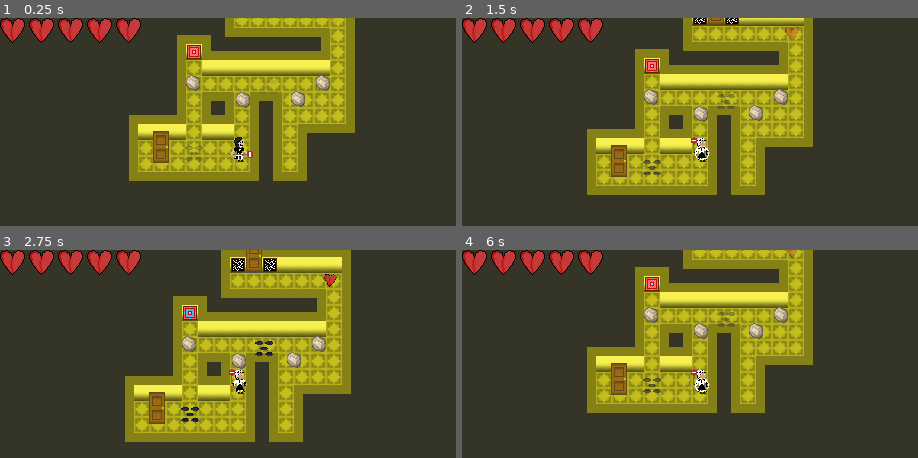
Above: before the commit, frames 1-4 (two rows, left to right).
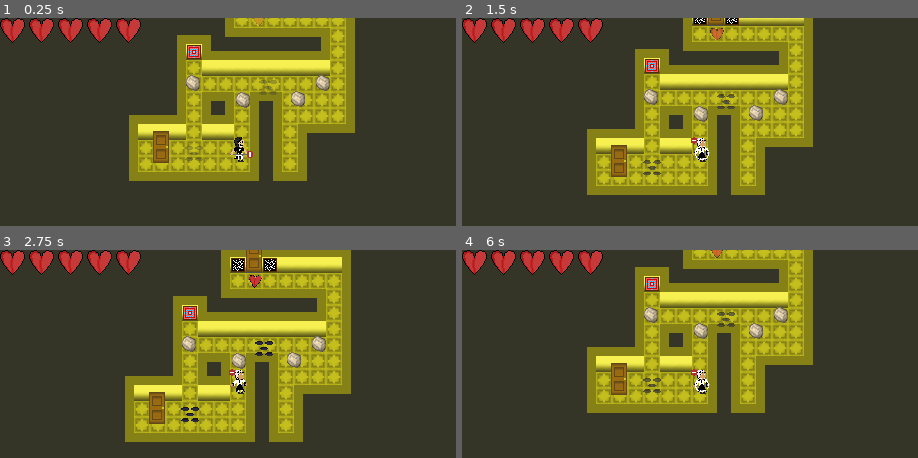
Above: after the commit, the same moments.

Repository: geniusbat/GameJam
Game: Godot game, scene res://Levels/Movable levels/Movable level 5.tscn
Two runs of this game, one before a commit and one after it. Both use one fixed random seed, a clock stepped at 60 frames per second and the inputs below. This scene is started directly instead of the project's main scene. The engine's default icon, where the game draws it, is replaced by a stand-in: a white triangle on a blue panel in a dark square.
Inputs (mouse positions are in pixels of both pictures, inside the frame that each line leads up to):
- Up to frame 1 (0.25 s): no input
- Up to frame 2 (1.5 s): move the mouse to (808, 138) at 0.52 s; press the mouse at (808, 138) at 0.53 s; hold D (move_right) 0.53-1.28 s; move the mouse to (607, 165) at 1.27 s; release the mouse at (607, 165) at 1.28 s; hold S (move_down) from 1.28 s (still down); tap F (change) at 1.35 s
- Up to frame 3 (2.75 s): move the mouse to (287, 324) at 2.02 s; release S (move_down) at 2.03 s; hold D (move_right) from 2.03 s (still down); hold Shift (dash) from 2.03 s (still down)
- Up to frame 4 (6 s): move the mouse to (676, 439) at 2.77 s; release D (move_right) at 2.78 s; release Shift (dash) at 2.78 s; hold W (move_up) 2.78-3.53 s; click (676, 439) at 2.85 s; move the mouse to (845, 424) at 3.52 s; hold F (change) 3.53-4.28 s; hold A (move_left) 3.53-5.03 s; move the mouse to (557, 343) at 4.27 s; tap Shift (dash) at 4.35 s; tap Enter at 5 s; move the mouse to (726, 385) at 5.02 s; press the mouse at (726, 385) at 5.03 s; hold S (move_down) 5.03-5.78 s; move the mouse to (630, 316) at 5.77 s; release the mouse at (630, 316) at 5.78 s; hold D (move_right) from 5.78 s (still down); tap F (change) at 5.85 s

The runs differ from the first frame. In frame 1, 0.1% of the frame differs, in the area x 55-61%, y 0-36%; in frame 2, 0.3%, in the area x 54-74%, y 4-44%; in frame 3, 0.2%; in frame 4, 0.2%.

Commit message:
Adjustment to music volume

Diff:
--- a/Levels/Enemy levels/Enemy level 1.tscn
+++ b/Levels/Enemy levels/Enemy level 1.tscn
@@ -1,9 +1,8 @@
-[gd_scene load_steps=10 format=2]
+[gd_scene load_steps=9 format=2]
 
 [ext_resource path="res://icon.png" type="Texture" id=1]
 [ext_resource path="res://Objects/Player/PlayerCharacter.tscn" type="PackedScene" id=2]
 [ext_resource path="res://Objects/Enemies/TestEnemyMelee.tscn" type="PackedScene" id=3]
-[ext_resource path="res://Assets/Audio/BGM/corpusculo.mp3" type="AudioStream" id=4]
 [ext_resource path="res://Assets/Scripts/EnemyLevelScripts/Enemy level chage music.gd" type="Script" id=5]
 [ext_resource path="res://tilemap/tilemap.tres" type="TileSet" id=6]
 [ext_resource path="res://Objects/Door.tscn" type="PackedScene" id=7]
@@ -93,10 +92,6 @@
 visible = false
 shape = SubResource( 1 )
 
-[node name="AudioStreamPlayer" type="AudioStreamPlayer" parent="."]
-stream = ExtResource( 4 )
-autoplay = true
-
 [node name="TileMap" type="TileMap" parent="."]
 tile_set = ExtResource( 6 )
 cell_size = Vector2( 16, 16 )
--- a/Levels/Movable levels/Movable level 2.tscn
+++ b/Levels/Movable levels/Movable level 2.tscn
@@ -7,7 +7,6 @@
 [ext_resource path="res://tilemap/tilemap.tres" type="TileSet" id=5]
 [ext_resource path="res://Assets/Scripts/MovableLevelScripts/Movable level.gd" type="Script" id=6]
 [ext_resource path="res://Objects/Trap.tscn" type="PackedScene" id=7]
-[ext_resource path="res://Objects/HealUp.tscn" type="PackedScene" id=8]
 
 [sub_resource type="RectangleShape2D" id=1]
 extents = Vector2( 32, 33 )
@@ -110,9 +109,6 @@
 [node name="Box" parent="." instance=ExtResource( 2 )]
 position = Vector2( 177, 100 )
 
-[node name="HealUp" parent="Box" instance=ExtResource( 8 )]
-position = Vector2( 34, 35 )
-
 [node name="Box2" parent="." instance=ExtResource( 2 )]
 position = Vector2( 194, 100 )
 
--- a/Levels/Movable levels/Movable level 3.tscn
+++ b/Levels/Movable levels/Movable level 3.tscn
@@ -7,7 +7,6 @@
 [ext_resource path="res://tilemap/tilemap.tres" type="TileSet" id=5]
 [ext_resource path="res://Assets/Scripts/MovableLevelScripts/Movable level.gd" type="Script" id=6]
 [ext_resource path="res://Objects/Trap.tscn" type="PackedScene" id=7]
-[ext_resource path="res://Objects/HealUp.tscn" type="PackedScene" id=8]
 
 [sub_resource type="RectangleShape2D" id=2]
 extents = Vector2( 32.0663, 32.8329 )
@@ -269,6 +268,3 @@
 
 [node name="Trap4" parent="." instance=ExtResource( 7 )]
 position = Vector2( 132, 139 )
-
-[node name="HealUp" parent="." instance=ExtResource( 8 )]
-position = Vector2( 294, 99 )
--- a/Levels/Movable levels/Movable level 4.tscn
+++ b/Levels/Movable levels/Movable level 4.tscn
@@ -8,7 +8,6 @@
 [ext_resource path="res://tilemap/tilemap.tres" type="TileSet" id=6]
 [ext_resource path="res://Assets/Scripts/MovableLevelScripts/Movable level.gd" type="Script" id=7]
 [ext_resource path="res://Objects/Trap.tscn" type="PackedScene" id=8]
-[ext_resource path="res://Objects/HealUp.tscn" type="PackedScene" id=9]
 
 [sub_resource type="RectangleShape2D" id=1]
 extents = Vector2( 32.0663, 32.8329 )
@@ -169,6 +168,3 @@
 
 [node name="Trap2" parent="." instance=ExtResource( 8 )]
 position = Vector2( 192, 155 )
-
-[node name="HealUp" parent="." instance=ExtResource( 9 )]
-position = Vector2( 192, 129 )
--- a/Levels/Movable levels/Movable level 5.tscn
+++ b/Levels/Movable levels/Movable level 5.tscn
@@ -202,8 +202,8 @@
 [node name="Trap" parent="." instance=ExtResource( 7 )]
 position = Vector2( 136, 203 )
 
-[node name="Trap" parent="Trap" instance=ExtResource( 7 )]
-position = Vector2( 74, -66 )
-
-[node name="HealUp" parent="Trap" instance=ExtResource( 8 )]
-position = Vector2( 140, -132 )
+[node name="Trap2" parent="." instance=ExtResource( 7 )]
+position = Vector2( 210, 137 )
+
+[node name="HealMax" parent="." instance=ExtResource( 8 )]
+position = Vector2( 201, 72 )
--- a/Objects/HealMax.tscn
+++ b/Objects/HealMax.tscn
@@ -85,7 +85,7 @@
 "values": [ Vector2( 0, -1 ) ]
 }
 
-[node name="HealUp" type="Area2D"]
+[node name="HealMax" type="Area2D"]
 collision_mask = 2
 monitorable = false
 script = ExtResource( 2 )
Not shown: 1 places in Levels/Movable levels/Movable level 2.tscn that only renumber resources
Not shown: 1 places in Levels/Movable levels/Movable level 3.tscn that only renumber resources
Not shown: 1 places in Levels/Movable levels/Movable level 4.tscn that only renumber resources
